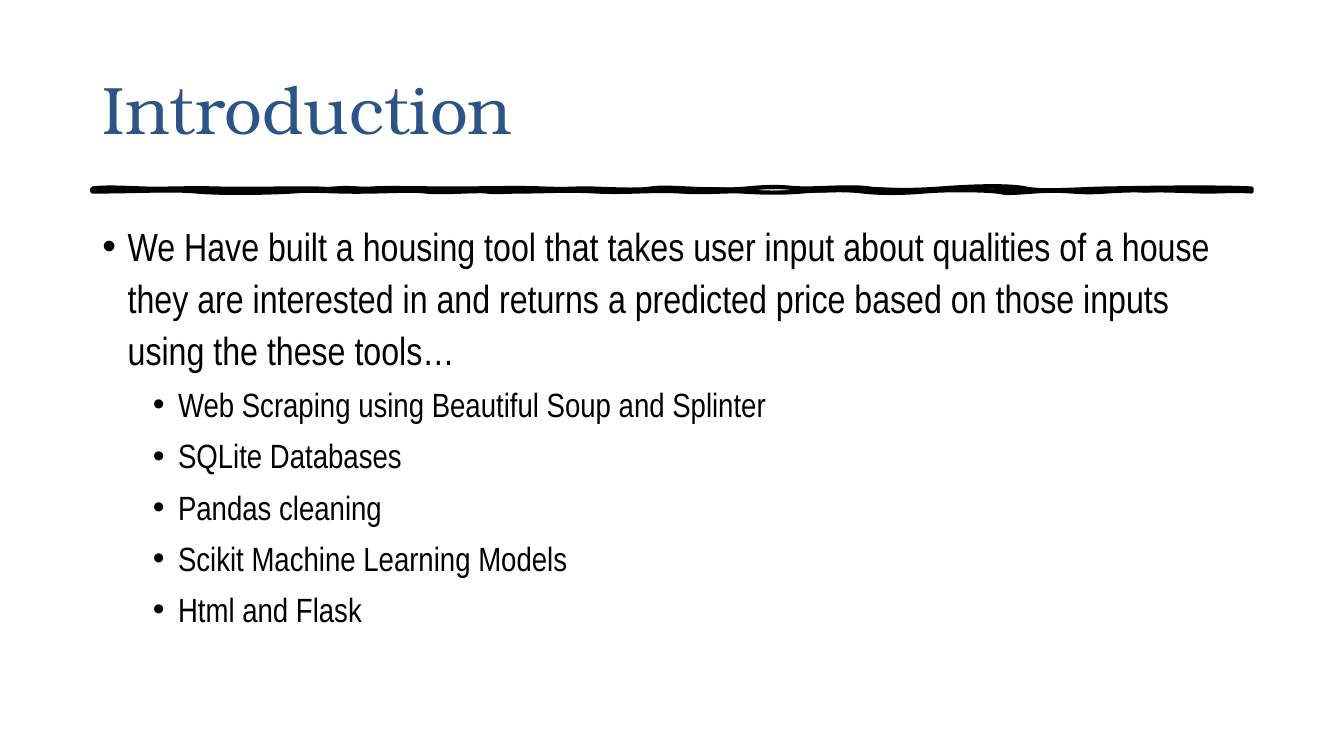
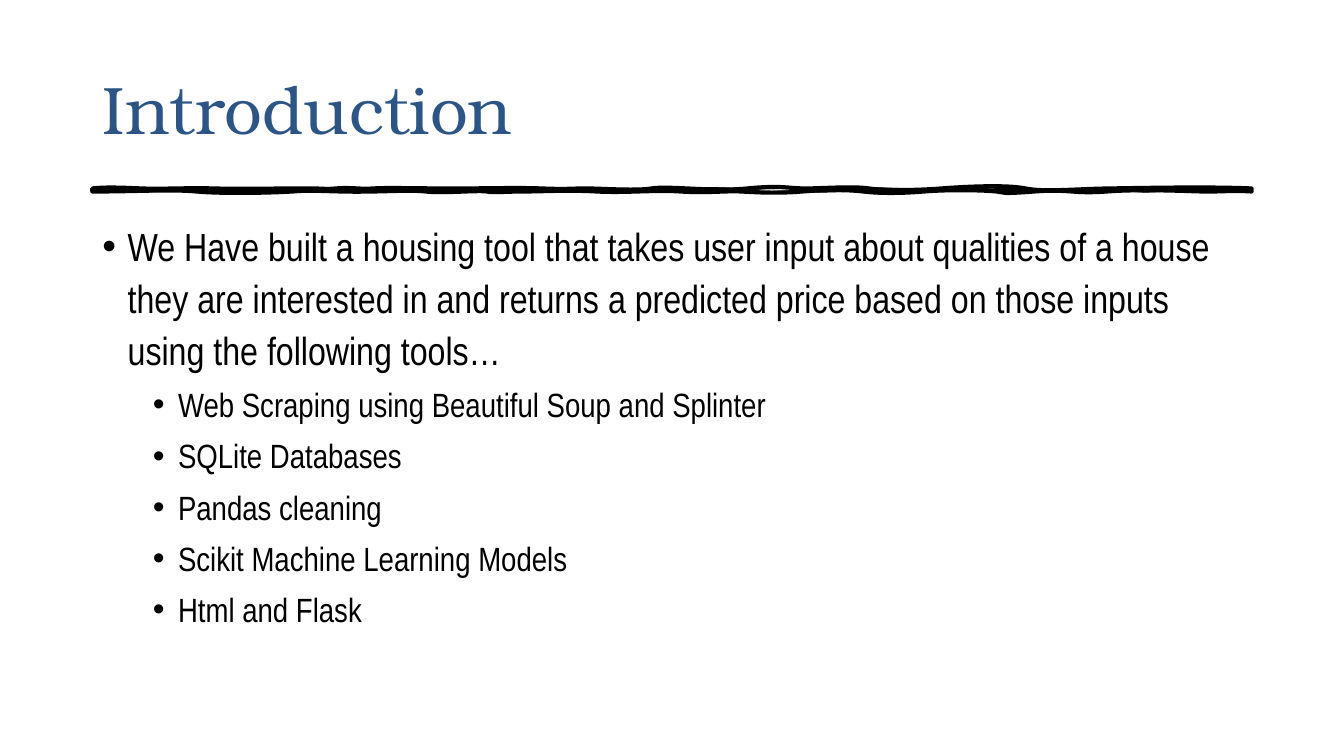
Before and after one commit to DCMilligan88/MLHousing, a slide deck: slide 2 of Machine Learning in the Housing Market.pptx. Drawn at 1344x756 pixels with LibreOffice and Linux fonts; fonts in the diff are those of the drawing. Boxes give left, top, right and bottom in pixels: in the first picture for what was removed or moved away, otherwise in the second. Text is boxed around its words. In the diff, an @@ line names an element or a change of style, - is before the commit and + after.

```diff
--- a/Machine Learning in the Housing Market.pptx
+++ b/Machine Learning in the Housing Market.pptx
@@ text at [128,232,1210,372]: text changed @@
-• We Have built a housing tool that takes user input about qualities of a house they are interested in and returns a predicted price based on those inputs using the these tools…
+• We Have built a housing tool that takes user input about qualities of a house they are interested in and returns a predicted price based on those inputs using the following tools…
```
Also in this commit, not shown: 10 other files.
